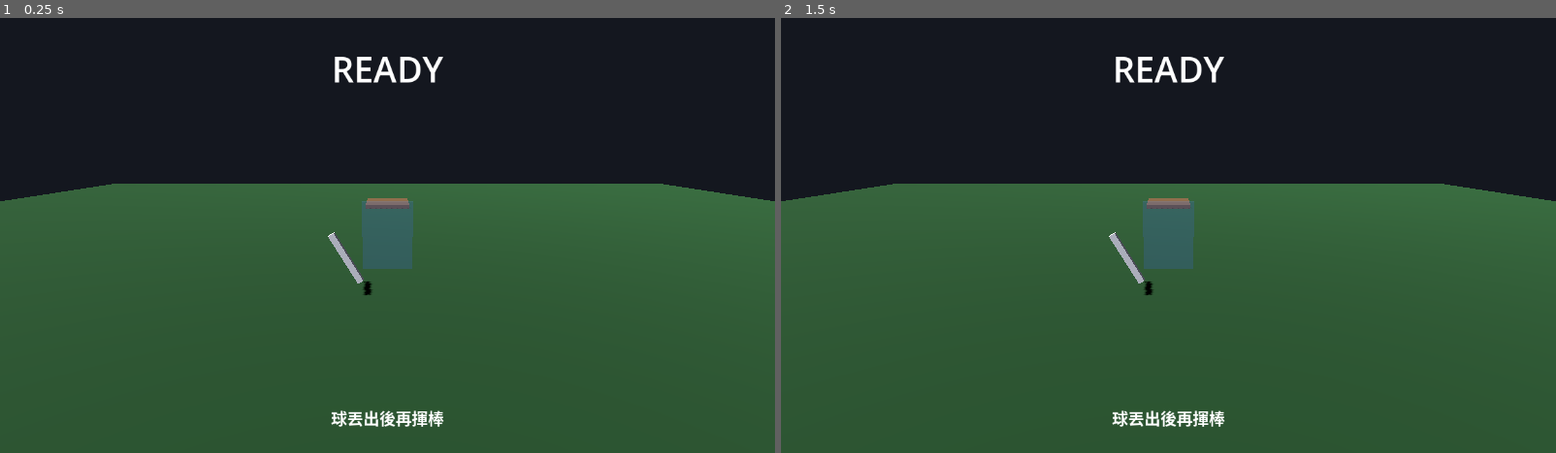
Above: before the commit, frames 1-2 (left to right).
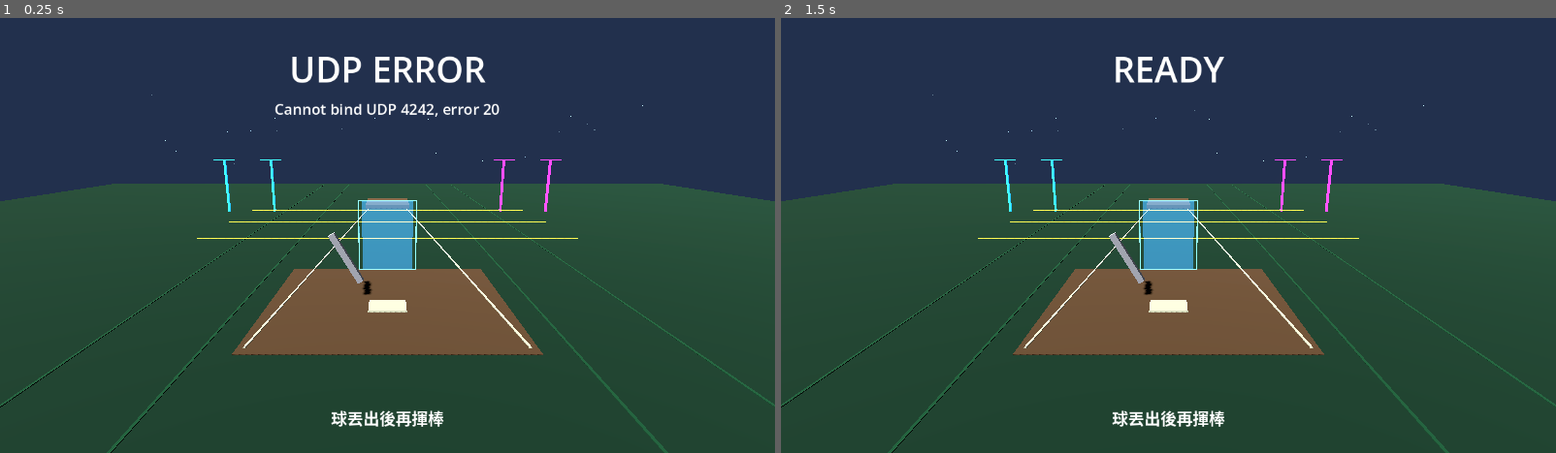
Above: after the commit, the same moments.

Repository: embedded-system-team/stm32-smart-bat
Game: Godot game, scene res://main.tscn
The game is run twice, just before and just after one commit, with the same random seed, the same clock (stepped at 60 frames per second) and the same inputs.
Inputs:
- Up to frame 1 (0.25 s): no input
- Up to frame 2 (1.5 s): tap Enter at 0.5 s; tap Space at 0.77, 1.25 s

The runs differ from the first frame. In frame 1, 46% of the frame differs, in the area x 0-100%, y 0-100%; in frame 2, 46%.

Commit message:
refactor: refactor code structure for improved readability and maintainability

Diff:
--- a/godot_smartbat/Main.gd
+++ b/godot_smartbat/Main.gd
@@ -15,18 +15,33 @@
 const HIT_Z := 0.0            # 好球帶(打者前方)
 const BALL_SPEED := 14.0      # units / 秒,球往 +z(朝鏡頭)飛
 const GOOD_WINDOW_MS := 120.0 # timing 誤差在此之內算 GOOD
-const LATE_SWING_GRACE_MS := 900.0 # MISS 後仍接受延遲到達的揮棒封包
+const LATE_SWING_GRACE_MS := 2500.0 # MISS 後仍接受延遲到達的揮棒封包
 const GRAVITY := 18.0         # 球噴飛後的重力
 const READY_MIN := 1.0
 const READY_MAX := 2.5
+const BALL_TRAIL_COUNT := 18
+const IMPACT_SPARK_COUNT := 30
+const IMPACT_DURATION := 0.45
+const SWING_ARC_COUNT := 16
 
 var udp := PacketPeerUDP.new()
 
 var ball: MeshInstance3D
 var bat: MeshInstance3D
+var ball_trail: Array[MeshInstance3D] = []
+var ball_trail_color := Color(0.35, 0.82, 1.0, 0.72)
+var impact_sparks: Array[MeshInstance3D] = []
+var impact_velocities: Array[Vector3] = []
+var impact_age := IMPACT_DURATION
+var impact_color := Color(1.0, 0.85, 0.25, 0.9)
+var impact_light: OmniLight3D
+var swing_arc: Array[MeshInstance3D] = []
 var status_label: Label
 var detail_label: Label
 var hint_label: Label
+var result_panel: PanelContainer
+var result_title_label: Label
+var result_body_label: RichTextLabel
 
 enum State { READY_WAIT, PITCHING, HIT, RESULT }
 var state: int = State.READY_WAIT
@@ -44,9 +59,14 @@
 
 func _ready() -> void:
 	_build_scene()
-	udp.bind(UDP_PORT)
-	print("Listening for swings on UDP %d" % UDP_PORT)
 	_start_new_pitch()
+	var bind_err := udp.bind(UDP_PORT)
+	if bind_err != OK:
+		status_label.text = "UDP ERROR"
+		detail_label.text = "Cannot bind UDP %d, error %d" % [UDP_PORT, bind_err]
+		push_error("Cannot bind swing UDP port %d, error %d" % [UDP_PORT, bind_err])
+	else:
+		print("Listening for swings on UDP %d" % UDP_PORT)
 
 
 # ----------------------------------------------------------------------
@@ -55,7 +75,28 @@
 func _mat(c: Color) -> StandardMaterial3D:
 	var m := StandardMaterial3D.new()
 	m.albedo_color = c
+	if c.a < 1.0:
+		m.transparency = BaseMaterial3D.TRANSPARENCY_ALPHA
 	return m
+
+
+func _glow_mat(c: Color, emission_strength: float = 0.8) -> StandardMaterial3D:
+	var m := _mat(c)
+	m.emission_enabled = true
+	m.emission = Color(c.r, c.g, c.b)
+	m.emission_energy_multiplier = emission_strength
+	return m
+
+
+func _make_box(size: Vector3, pos: Vector3, material: Material) -> MeshInstance3D:
+	var node := MeshInstance3D.new()
+	var mesh := BoxMesh.new()
+	mesh.size = size
+	node.mesh = mesh
+	node.position = pos
+	node.material_override = material
+	add_child(node)
+	return node
 
 
 func _make_label(font_size: int) -> Label:
@@ -64,6 +105,30 @@
 	l.horizontal_alignment = HORIZONTAL_ALIGNMENT_CENTER
 	l.set_anchors_preset(Control.PRESET_TOP_WIDE)
 	return l
+
+
+func _build_neon_backdrop() -> void:
+	var cyan := _glow_mat(Color(0.14, 0.75, 1.0, 0.82), 1.2)
+	var pink := _glow_mat(Color(1.0, 0.16, 0.72, 0.82), 1.2)
+	var gold := _glow_mat(Color(1.0, 0.76, 0.22, 0.75), 0.9)
+
+	for x in [-14.0, -10.0, 10.0, 14.0]:
+		var mat := cyan if x < 0.0 else pink
+		_make_box(Vector3(0.18, 4.4, 0.18), Vector3(x, 2.2, -17.0), mat)
+		_make_box(Vector3(1.8, 0.08, 0.08), Vector3(x, 4.45, -17.0), mat)
+
+	for z in [-17.0, -12.0, -7.0]:
+		_make_box(Vector3(24.0, 0.04, 0.08), Vector3(0, 0.08, z), gold)
+
+	for i in range(36):
+		var dot := MeshInstance3D.new()
+		var mesh := SphereMesh.new()
+		mesh.radius = 0.035
+		mesh.height = 0.07
+		dot.mesh = mesh
+		dot.position = Vector3(randf_range(-18.0, 18.0), randf_range(4.0, 9.0), randf_range(-26.0, -8.0))
+		dot.material_override = _glow_mat(Color(0.72, 0.9, 1.0, 0.62), 0.75)
+		add_child(dot)
 
 
 func _build_scene() -> void:
@@ -83,9 +148,12 @@
 	var we := WorldEnvironment.new()
 	var env := Environment.new()
 	env.background_mode = Environment.BG_COLOR
-	env.background_color = Color(0.08, 0.09, 0.12)
-	env.ambient_light_color = Color(0.45, 0.45, 0.5)
-	env.ambient_light_energy = 0.6
+	env.background_color = Color(0.035, 0.048, 0.075)
+	env.ambient_light_color = Color(0.58, 0.68, 0.82)
+	env.ambient_light_energy = 0.75
+	env.glow_enabled = true
+	env.glow_intensity = 0.62
+	env.glow_strength = 1.15
 	we.environment = env
 	add_child(we)
 
@@ -94,8 +162,21 @@
 	var pm := PlaneMesh.new()
 	pm.size = Vector2(80, 80)
 	ground.mesh = pm
-	ground.material_override = _mat(Color(0.15, 0.35, 0.18))
+	ground.material_override = _mat(Color(0.09, 0.27, 0.18))
 	add_child(ground)
+
+	var dirt_mat := _mat(Color(0.47, 0.34, 0.22))
+	var chalk_mat := _glow_mat(Color(0.92, 0.95, 0.82, 0.88), 0.25)
+	var grass_line_mat := _mat(Color(0.12, 0.42, 0.25))
+	_make_box(Vector3(9.0, 0.025, 7.5), Vector3(0, 0.013, 2.5), dirt_mat)
+	var left_foul := _make_box(Vector3(0.08, 0.035, 28.0), Vector3(-2.8, 0.04, -8.0), chalk_mat)
+	left_foul.rotation_degrees.y = -6.0
+	var right_foul := _make_box(Vector3(0.08, 0.035, 28.0), Vector3(2.8, 0.04, -8.0), chalk_mat)
+	right_foul.rotation_degrees.y = 6.0
+	for x in [-9.0, -5.5, 5.5, 9.0]:
+		_make_box(Vector3(0.08, 0.02, 60.0), Vector3(x, 0.03, -8.0), grass_line_mat)
+	_make_box(Vector3(1.4, 0.04, 1.0), Vector3(0, 0.06, 3.0), chalk_mat)
+	_build_neon_backdrop()
 
 	# 好球帶(半透明)
 	var zone := MeshInstance3D.new()
@@ -103,10 +184,13 @@
 	zbox.size = Vector3(2.2, 3.0, 0.1)
 	zone.mesh = zbox
 	zone.position = Vector3(0, 2.0, HIT_Z)
-	var zmat := _mat(Color(0.3, 0.5, 1.0, 0.22))
-	zmat.transparency = BaseMaterial3D.TRANSPARENCY_ALPHA
+	var zmat := _glow_mat(Color(0.22, 0.64, 1.0, 0.28), 1.35)
 	zone.material_override = zmat
 	add_child(zone)
+	_make_box(Vector3(2.45, 0.05, 0.08), Vector3(0, 3.55, HIT_Z), _glow_mat(Color(0.4, 0.82, 1.0, 0.78), 1.0))
+	_make_box(Vector3(2.45, 0.05, 0.08), Vector3(0, 0.45, HIT_Z), _glow_mat(Color(0.4, 0.82, 1.0, 0.78), 1.0))
+	_make_box(Vector3(0.05, 3.1, 0.08), Vector3(-1.25, 2.0, HIT_Z), _glow_mat(Color(0.4, 0.82, 1.0, 0.78), 1.0))
+	_make_box(Vector3(0.05, 3.1, 0.08), Vector3(1.25, 2.0, HIT_Z), _glow_mat(Color(0.4, 0.82, 1.0, 0.78), 1.0))
 
 	# 投手丘
 	var mound := MeshInstance3D.new()
@@ -126,6 +210,7 @@
 	bat.rotation_degrees = Vector3(0, 0, 30)
 	bat.material_override = _mat(Color(0.82, 0.82, 0.85))
 	add_child(bat)
+	_build_swing_arc()
 
 	# 球
 	ball = MeshInstance3D.new()
@@ -133,10 +218,12 @@
 	sm.radius = 0.4
 	sm.height = 0.8
 	ball.mesh = sm
-	ball.material_override = _mat(Color(1, 1, 1))
+	ball.material_override = _glow_mat(Color(1.0, 0.96, 0.78), 0.75)
 	ball.position = Vector3(0, 2.0, BALL_START_Z)
 	ball.visible = false
 	add_child(ball)
+	_build_ball_trail()
+	_build_impact_fx()
 
 	# UI
 	var layer := CanvasLayer.new()
@@ -154,6 +241,187 @@
 	hint_label.set_anchors_preset(Control.PRESET_BOTTOM_WIDE)
 	hint_label.offset_top = -70
 	layer.add_child(hint_label)
+
+	result_panel = PanelContainer.new()
+	result_panel.set_anchors_preset(Control.PRESET_BOTTOM_WIDE)
+	result_panel.offset_left = 32
+	result_panel.offset_top = -250
+	result_panel.offset_right = -32
+	result_panel.offset_bottom = -24
+	result_panel.visible = false
+
+	var panel_style := StyleBoxFlat.new()
+	panel_style.bg_color = Color(0.025, 0.035, 0.052, 0.88)
+	panel_style.border_color = Color(0.58, 0.86, 1.0, 0.95)
+	panel_style.set_border_width_all(2)
+	panel_style.corner_radius_top_left = 8
+	panel_style.corner_radius_top_right = 8
+	panel_style.corner_radius_bottom_left = 8
+	panel_style.corner_radius_bottom_right = 8
+	panel_style.shadow_color = Color(0.0, 0.0, 0.0, 0.55)
+	panel_style.shadow_size = 12
+	result_panel.add_theme_stylebox_override("panel", panel_style)
+	layer.add_child(result_panel)
+
+	var margin := MarginContainer.new()
+	margin.add_theme_constant_override("margin_left", 24)
+	margin.add_theme_constant_override("margin_top", 18)
+	margin.add_theme_constant_override("margin_right", 24)
+	margin.add_theme_constant_override("margin_bottom", 18)
+	result_panel.add_child(margin)
+
+	var box := VBoxContainer.new()
+	box.add_theme_constant_override("separation", 12)
+	margin.add_child(box)
+
+	result_title_label = Label.new()
+	result_title_label.add_theme_font_size_override("font_size", 26)
+	result_title_label.horizontal_alignment = HORIZONTAL_ALIGNMENT_CENTER
+	box.add_child(result_title_label)
+
+	result_body_label = RichTextLabel.new()
+	result_body_label.bbcode_enabled = true
+	result_body_label.fit_content = false
+	result_body_label.scroll_active = false
+	result_body_label.custom_minimum_size = Vector2(760, 132)
+	result_body_label.add_theme_font_size_override("normal_font_size", 17)
+	result_body_label.add_theme_font_size_override("bold_font_size", 17)
+	box.add_child(result_body_label)
+
+
+func _build_ball_trail() -> void:
+	var mesh := SphereMesh.new()
+	mesh.radius = 0.2
+	mesh.height = 0.4
+
+	for i in range(BALL_TRAIL_COUNT):
+		var dot := MeshInstance3D.new()
+		dot.mesh = mesh
+		dot.visible = false
+		dot.scale = Vector3.ONE * (1.0 - float(i) / float(BALL_TRAIL_COUNT) * 0.68)
+
+		var alpha := 0.58 * (1.0 - float(i) / float(BALL_TRAIL_COUNT))
+		dot.material_override = _glow_mat(Color(ball_trail_color.r, ball_trail_color.g, ball_trail_color.b, alpha), 0.55)
+		ball_trail.append(dot)
+		add_child(dot)
+
+
+func _set_ball_trail_color(color: Color) -> void:
+	ball_trail_color = color
+	for i in range(ball_trail.size()):
+		var fade := 1.0 - float(i) / float(BALL_TRAIL_COUNT)
+		var dot := ball_trail[i]
+		dot.material_override = _glow_mat(Color(color.r, color.g, color.b, color.a * fade), 0.55)
+
+
+func _clear_ball_trail() -> void:
+	for dot in ball_trail:
+		dot.visible = false
+		dot.position = ball.position
+
+
+func _update_ball_trail() -> void:
+	if ball_trail.is_empty() or not ball.visible:
+		return
+
+	for i in range(ball_trail.size() - 1, 0, -1):
+		ball_trail[i].position = ball_trail[i - 1].position
+		ball_trail[i].visible = ball_trail[i - 1].visible
+
+	ball_trail[0].position = ball.position
+	ball_trail[0].visible = true
+
+
+func _build_impact_fx() -> void:
+	var spark_mesh := SphereMesh.new()
+	spark_mesh.radius = 0.09
+	spark_mesh.height = 0.18
+
+	for i in range(IMPACT_SPARK_COUNT):
+		var spark := MeshInstance3D.new()
+		spark.mesh = spark_mesh
+		spark.visible = false
+		spark.material_override = _glow_mat(impact_color, 1.2)
+		impact_sparks.append(spark)
+		impact_velocities.append(Vector3.ZERO)
+		add_child(spark)
+
+	impact_light = OmniLight3D.new()
+	impact_light.light_color = Color(1.0, 0.82, 0.35)
+	impact_light.light_energy = 0.0
+	impact_light.omni_range = 8.0
+	add_child(impact_light)
+
+
+func _build_swing_arc() -> void:
+	var arc_mesh := SphereMesh.new()
+	arc_mesh.radius = 0.075
+	arc_mesh.height = 0.15
+
+	for i in range(SWING_ARC_COUNT):
+		var dot := MeshInstance3D.new()
+		dot.mesh = arc_mesh
+		dot.visible = false
+		dot.material_override = _glow_mat(Color(1.0, 0.76, 0.22, 0.85), 1.0)
+		swing_arc.append(dot)
+		add_child(dot)
+
+
+func _show_swing_arc(color: Color) -> void:
+	for i in range(swing_arc.size()):
+		var t: float = float(i) / max(1.0, float(swing_arc.size() - 1))
+		var angle: float = lerp(-0.95, 0.95, t)
+		var radius: float = 2.45
+		var dot: MeshInstance3D = swing_arc[i]
+		dot.position = Vector3(-0.25 + cos(angle) * radius, 2.05 + sin(angle) * 1.18, 1.35 - t * 0.85)
+		dot.scale = Vector3.ONE * lerp(1.0, 0.28, t)
+		dot.material_override = _glow_mat(Color(color.r, color.g, color.b, color.a * (1.0 - t * 0.55)), 1.25)
+		dot.visible = true
+
+	var tw := create_tween()
+	for dot in swing_arc:
+		tw.parallel().tween_property(dot, "scale", Vector3.ZERO, 0.28).set_trans(Tween.TRANS_QUAD).set_ease(Tween.EASE_OUT)
+	tw.tween_callback(func():
+		for dot in swing_arc:
+			dot.visible = false
+	)
+
+
+func _trigger_impact_burst(color: Color) -> void:
+	impact_color = color
+	impact_age = 0.0
+	impact_light.position = ball.position
+	impact_light.light_color = Color(color.r, color.g, color.b)
+	impact_light.light_energy = 5.0
+
+	for i in range(impact_sparks.size()):
+		var angle: float = TAU * float(i) / float(impact_sparks.size())
+		var lift: float = randf_range(-0.35, 0.85)
+		var dir: Vector3 = Vector3(cos(angle), lift, sin(angle)).normalized()
+		impact_velocities[i] = dir * randf_range(5.2, 8.8)
+		impact_sparks[i].position = ball.position
+		impact_sparks[i].scale = Vector3.ONE * randf_range(0.7, 1.35)
+		impact_sparks[i].material_override = _glow_mat(color, 1.45)
+		impact_sparks[i].visible = true
+
+
+func _update_impact_burst(delta: float) -> void:
+	if impact_age >= IMPACT_DURATION:
+		return
+
+	impact_age += delta
+	var fade: float = clamp(1.0 - impact_age / IMPACT_DURATION, 0.0, 1.0)
+
+	if impact_light != null:
+		impact_light.light_energy = 5.0 * fade
+
+	for i in range(impact_sparks.size()):
+		var spark: MeshInstance3D = impact_sparks[i]
+		spark.position += impact_velocities[i] * delta
+		spark.position.y -= 3.2 * delta * impact_age
+		spark.scale = Vector3.ONE * (0.25 + fade * 1.1)
+		spark.material_override = _glow_mat(Color(impact_color.r, impact_color.g, impact_color.b, impact_color.a * fade), 1.2)
+		spark.visible = fade > 0.04
 
 
 # ----------------------------------------------------------------------
@@ -167,10 +435,19 @@
 	ball.visible = false
 	ball.position = Vector3(0, 2.0, BALL_START_Z)
 	ball_vel = Vector3.ZERO
+	_set_ball_trail_color(Color(0.35, 0.82, 1.0, 0.72))
+	_clear_ball_trail()
+	impact_age = IMPACT_DURATION
+	if impact_light != null:
+		impact_light.light_energy = 0.0
+	for spark in impact_sparks:
+		spark.visible = false
 	bat.rotation_degrees = Vector3(0, 0, 30)
 	status_label.text = "READY"
 	detail_label.text = ""
 	hint_label.text = "球丟出後再揮棒"
+	hint_label.offset_top = -70
+	result_panel.visible = false
 
 
 func _classify(error_ms: float) -> String:
@@ -190,22 +467,72 @@
 
 func _swing_score(data: Dictionary, error_ms: float) -> int:
 	var timing_score: float = clamp(100.0 - abs(error_ms) / GOOD_WINDOW_MS * 40.0, 0.0, 100.0)
-	var peak_score: float = _range_score(float(data.get("peak_dps", 0)), 250.0, 900.0)
+	var peak_for_score := float(data.get("filt_peak_dps", data.get("peak_dps", 0)))
+	var peak_score: float = _range_score(peak_for_score, 250.0, 900.0)
 	var dsp_n := int(data.get("dsp_n", 0))
 
 	if dsp_n <= 0:
 		return int(round((timing_score * 0.6) + (peak_score * 0.4)))
 
-	var rms_score: float = _range_score(float(data.get("rms_dps", 0)), 150.0, 650.0)
-	var energy: float = max(0.0, float(data.get("energy", 0)))
+	var rms_for_score := float(data.get("filt_rms_dps", data.get("rms_dps", 0)))
+	var energy_for_score := float(data.get("filt_energy", data.get("energy", 0)))
+	var rms_score: float = _range_score(rms_for_score, 150.0, 650.0)
+	var std_score: float = _range_score(float(data.get("std_dps", 0)), 80.0, 500.0)
+	var energy: float = max(0.0, energy_for_score)
 	var energy_score: float = clamp(log(energy + 1.0) / log(200000.0 + 1.0) * 100.0, 0.0, 100.0)
 
 	return int(round(
-		(timing_score * 0.45)
+		(timing_score * 0.40)
 		+ (peak_score * 0.25)
-		+ (rms_score * 0.20)
+		+ (rms_score * 0.18)
+		+ (std_score * 0.07)
 		+ (energy_score * 0.10)
 	))
+
+
+func _show_swing_report(
+	result: String,
+	score: int,
+	error_text: String,
+	speed: float,
+	duration: int,
+	peak_dps: int,
+	rms_dps: int,
+	energy: int,
+	filt_peak: int,
+	filt_rms: int,
+	filt_energy: int,
+	mean_dps: int,
+	std_dps: int,
+	dsp_n: int,
+	drop: int,
+	dsp_drop: int
+) -> void:
+	var primary_peak := filt_peak if filt_peak > 0 else peak_dps
+	var primary_rms := filt_rms if filt_rms > 0 else rms_dps
+	var primary_energy := filt_energy if filt_energy > 0 else energy
+
+	result_title_label.text = "成績 %d  |  %s" % [score, result]
+	result_body_label.text = (
+		"[b]重點[/b] 時機 %s ms    棒速 %.2f m/s    揮棒時間 %d ms\n"
+		+ "[b]力量[/b] 峰值 %d dps    RMS %d dps    能量 %d\n"
+		+ "[b]穩定[/b] 平均 %d dps    變化量 %d dps    樣本 %d    掉包 %d/%d\n"
+		+ "[b]說明[/b] 時機越接近 0 越準；負值太早、正值太晚。峰值看爆發力，RMS 看整段強度，能量看總用力，變化量看加速是否明顯。"
+	) % [
+		error_text,
+		speed,
+		duration,
+		primary_peak,
+		primary_rms,
+		primary_energy,
+		mean_dps,
+		std_dps,
+		dsp_n,
+		drop,
+		dsp_drop,
+	]
+	hint_label.offset_top = -286
+	result_panel.visible = true
 
 
 func _on_swing(data: Dictionary) -> void:
@@ -213,6 +540,7 @@
 	var peak_age: float = float(data.get("peak_age_ms", 0.0))
 	var peak_ms: float = arrival - peak_age          # 峰值在 Godot 時間軸的位置
 	if not _can_accept_swing(peak_ms, arrival):
+		print("Ignored swing: state=%d status=%s peak_age=%.0f" % [state, status_label.text, peak_age])
 		return  # 不在打擊時段,或太晚才到的揮棒忽略
 
 	var error_ms: float = peak_ms - ideal_hit_ms
@@ -233,10 +561,22 @@
 
 	match result:
 		"GOOD":
+			var fx_color := Color(1.0, 0.86, 0.28, 0.9)
+			_set_ball_trail_color(fx_color)
+			_show_swing_arc(fx_color)
+			_trigger_impact_burst(fx_color)
 			ball_vel = Vector3(randf_range(-2, 2), launch * 0.6, -launch)
 		"EARLY":
+			var fx_color := Color(1.0, 0.28, 0.22, 0.82)
+			_set_ball_trail_color(fx_color)
+			_show_swing_arc(fx_color)
+			_trigger_impact_burst(fx_color)
 			ball_vel = Vector3(-launch * 0.7, launch * 0.4, -launch * 0.5)
 		_:  # LATE
+			var fx_color := Color(0.45, 0.72, 1.0, 0.82)
+			_set_ball_trail_color(fx_color)
+			_show_swing_arc(fx_color)
+			_trigger_impact_burst(fx_color)
 			ball_vel = Vector3(launch * 0.7, launch * 0.4, -launch * 0.5)
 
 	var es := ("+" if error_ms >= 0.0 else "") + ("%.0f" % error_ms)
@@ -244,24 +584,39 @@
 	var peak_dps := int(data.get("peak_dps", 0))
 	var rms_dps := int(data.get("rms_dps", 0))
 	var energy := int(data.get("energy", 0))
-	var cmsis_peak := int(data.get("cmsis_peak_dps", 0))
+	var mean_dps := int(data.get("mean_dps", 0))
+	var std_dps := int(data.get("std_dps", 0))
+	var filt_rms := int(data.get("filt_rms_dps", 0))
+	var filt_energy := int(data.get("filt_energy", 0))
+	var filt_peak := int(data.get("filt_peak_dps", 0))
 	var dsp_n := int(data.get("dsp_n", 0))
 	var drop := int(data.get("drop", 0))
 	var dsp_drop := int(data.get("dsp_drop", 0))
 	status_label.text = result
-	detail_label.text = "成績 %d | err %s ms | %.2f m/s | %d ms\npeak %d dps | cmsis %d | rms %d | energy %d | n %d | drop %d/%d" % [
+	detail_label.text = "成績 %d | err %s ms | %.2f m/s | %d ms" % [
+		score,
+		es,
+		speed,
+		int(data.get("duration", 0)),
+	]
+	_show_swing_report(
+		result,
 		score,
 		es,
 		speed,
 		int(data.get("duration", 0)),
 		peak_dps,
-		cmsis_peak,
 		rms_dps,
 		energy,
+		filt_peak,
+		filt_rms,
+		filt_energy,
+		mean_dps,
+		std_dps,
 		dsp_n,
 		drop,
-		dsp_drop,
-	]
+		dsp_drop
+	)
 	hint_label.text = "SPACE 下一球"
 	state = State.HIT
 
@@ -281,18 +636,26 @@
 	status_label.text = "MISS"
 	detail_label.text = "沒偵測到揮棒"
 	hint_label.text = "SPACE 下一球"
+	hint_label.offset_top = -70
+	result_panel.visible = false
 	ball.visible = false
+	_clear_ball_trail()
 	miss_time_ms = now_ms()
 	state = State.RESULT
 
 
 func _process(delta: float) -> void:
+	_update_impact_burst(delta)
+
 	# 收 UDP 揮棒事件(非阻塞)
 	while udp.get_available_packet_count() > 0:
 		var txt := udp.get_packet().get_string_from_utf8()
 		var data = JSON.parse_string(txt)
 		if typeof(data) == TYPE_DICTIONARY and data.get("type") == "swing":
+			print("Received swing UDP: %s" % txt)
 			_on_swing(data)
+		else:
+			print("Ignored UDP packet: %s" % txt)
 
 	var t := now_ms()
 
@@ -305,18 +668,21 @@
 				ideal_hit_ms = pitch_time_ms + dist / BALL_SPEED * 1000.0
 				ball.visible = true
 				ball.position = Vector3(0, 2.0, BALL_START_Z)
+				_clear_ball_trail()
 				status_label.text = "PITCH!"
 				hint_label.text = "揮棒!"
 
 		State.PITCHING:
 			var elapsed: float = (t - pitch_time_ms) / 1000.0
 			ball.position.z = BALL_START_Z + BALL_SPEED * elapsed
+			_update_ball_trail()
 			if ball.position.z > HIT_Z + 4.0:
 				_result_miss()  # 球過了還沒揮
 
 		State.HIT:
 			ball_vel.y -= GRAVITY * delta
 			ball.position += ball_vel * delta
+			_update_ball_trail()
 			if ball.position.y <= 0.4:
 				ball.position.y = 0.4
 				state = State.RESULT
Not shown, added: SmartBat.pptx
Not shown, changed: firmware/Core/Src/freertos.c
Not shown, changed: firmware/Makefile
Not shown, changed: host/swing_bridge.py
